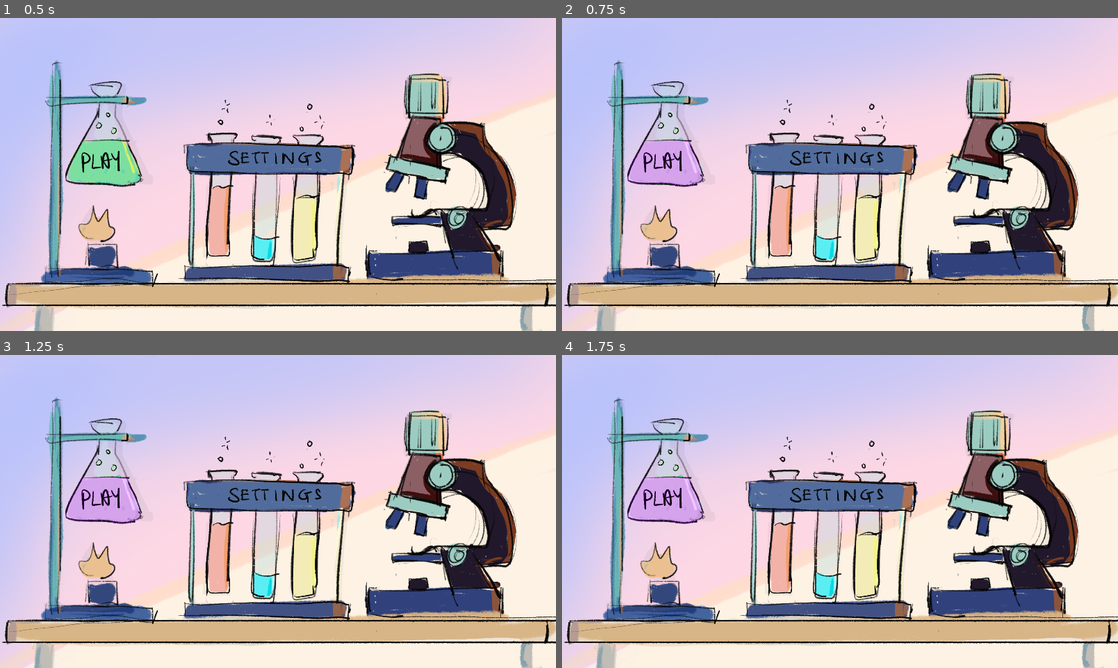
Above: before the commit, frames 1-4 (two rows, left to right).
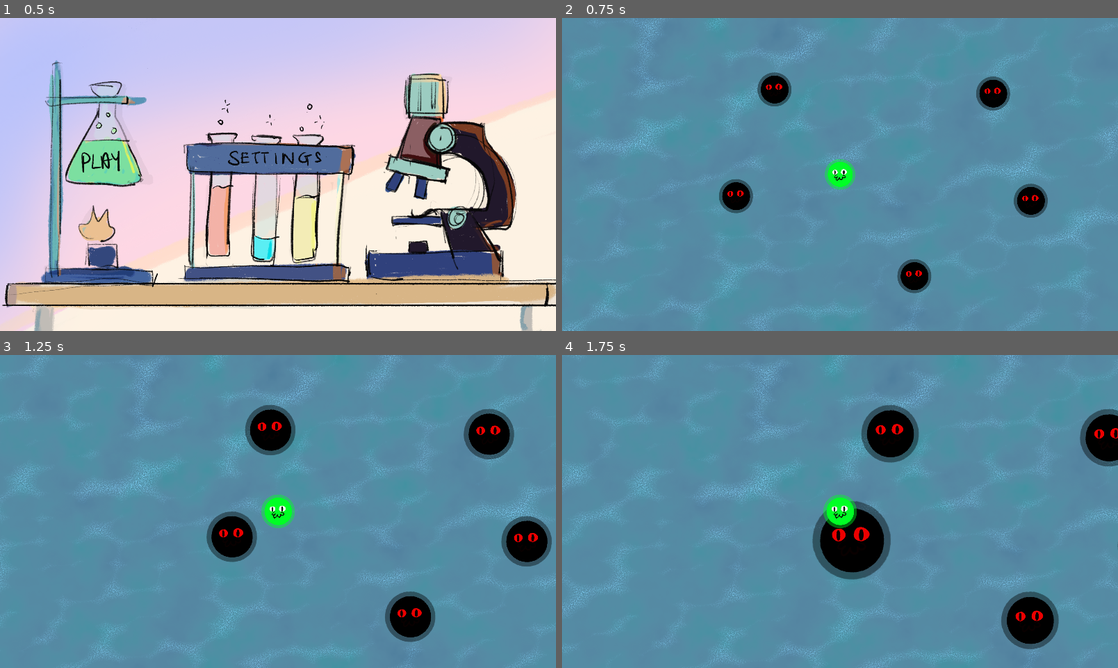
Above: after the commit, the same moments.

Repository: QuantumForgeGames/cellular-conquest
Game: Godot game, scene res://scenes/menus/main_menu.tscn
Two runs of this game, one before a commit and one after it. Both use one fixed random seed, a clock stepped at 60 frames per second and the inputs below.
Inputs (mouse positions are in pixels of both pictures, inside the frame that each line leads up to):
- Up to frame 1 (0.5 s): no input
- Up to frame 2 (0.75 s): click (667, 161) at 0.5 s
- Up to frame 3 (1.25 s): no input
- Up to frame 4 (1.75 s): click (667, 498) at 1.27 s

Frame 1 is identical in both runs. In frame 2, 99% of the frame differs, in the area x 0-100%, y 0-100%; in frame 3, 99%; in frame 4, 99%.

Commit message:
fix mixup with world.tscn external references
including GeneratedSoundBanks folder

Diff:
--- /dev/null
+++ b/GeneratedSoundBanks/wwise_ids.gd
@@ -0,0 +1,37 @@
+class_name AK
+
+class EVENTS:
+	const _dict = {
+	}
+
+class STATES:
+	const _dict = {
+	}
+
+class SWITCHES:
+	const _dict = {
+	}
+
+class GAME_PARAMETERS:
+	const _dict = {
+	}
+
+class TRIGGERS:
+	const _dict = {
+	}
+
+class BANKS:
+	const _dict = {
+	}
+
+class BUSSES:
+	const _dict = {
+	}
+
+class AUX_BUSSES:
+	const _dict = {
+	}
+
+class AUDIO_DEVICES:
+	const _dict = {
+	}
--- a/scenes/levels/world.tscn
+++ b/scenes/levels/world.tscn
@@ -9,20 +9,20 @@
 [node name="BackgroundWaterEffect" parent="." node_paths=PackedStringArray("_Player") instance=ExtResource("1_ve215")]
 _Player = NodePath("../Player")
 
-[node name="Enemy" parent="." instance=ExtResource("4_4ff1c")]
+[node name="Enemy" parent="." instance=ExtResource("3_uxm3w")]
 position = Vector2(1315, 292)
 
-[node name="Enemy2" parent="." instance=ExtResource("4_4ff1c")]
+[node name="Enemy2" parent="." instance=ExtResource("3_uxm3w")]
 position = Vector2(1445, 662)
 
-[node name="Enemy3" parent="." instance=ExtResource("4_4ff1c")]
+[node name="Enemy3" parent="." instance=ExtResource("3_uxm3w")]
 position = Vector2(1043, 922)
 
-[node name="Enemy4" parent="." instance=ExtResource("4_4ff1c")]
+[node name="Enemy4" parent="." instance=ExtResource("3_uxm3w")]
 position = Vector2(427, 646)
 
-[node name="Enemy5" parent="." instance=ExtResource("4_4ff1c")]
+[node name="Enemy5" parent="." instance=ExtResource("3_uxm3w")]
 position = Vector2(560, 278)
 
-[node name="Player" parent="." instance=ExtResource("5_imybo")]
+[node name="Player" parent="." instance=ExtResource("1_ypafy")]
 position = Vector2(853, 575)
